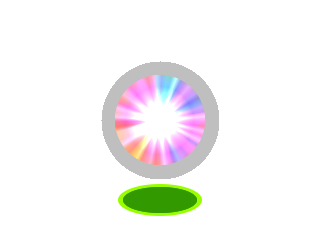
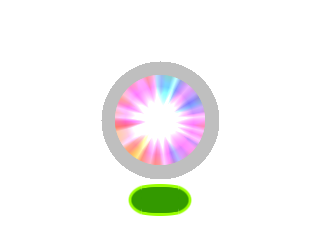
Before/after of a 320x240 layered artwork. What changed in the layer stack:
painted on "fg", unmasked it over left=118, top=184, right=202, bottom=216
